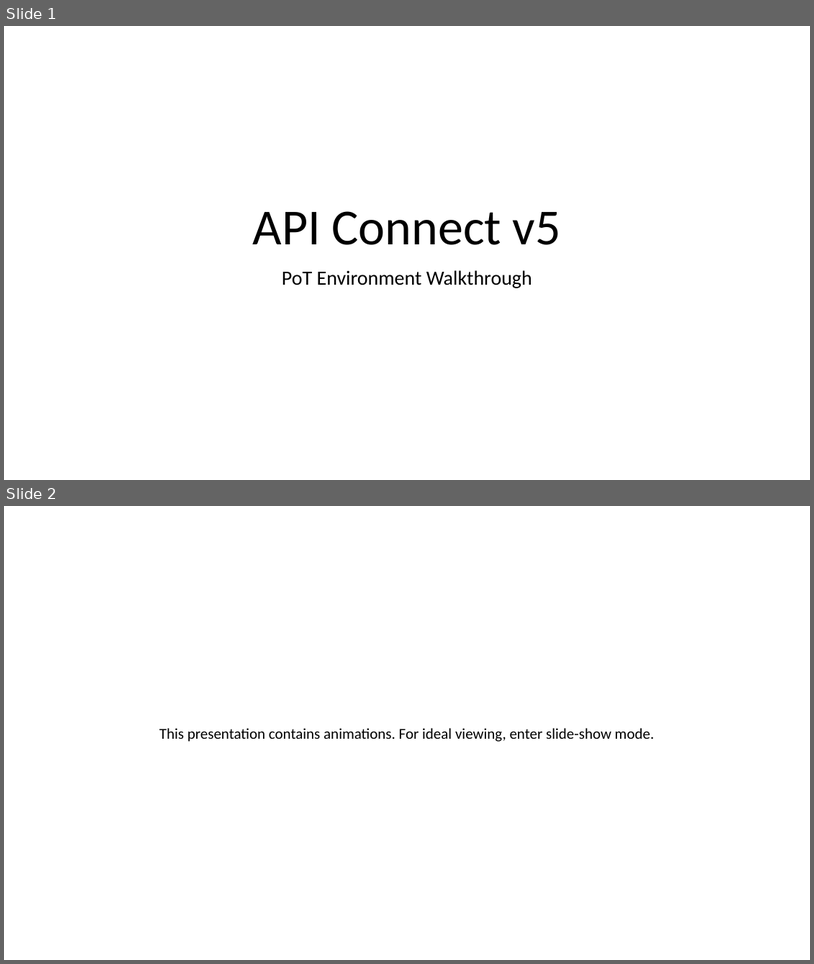
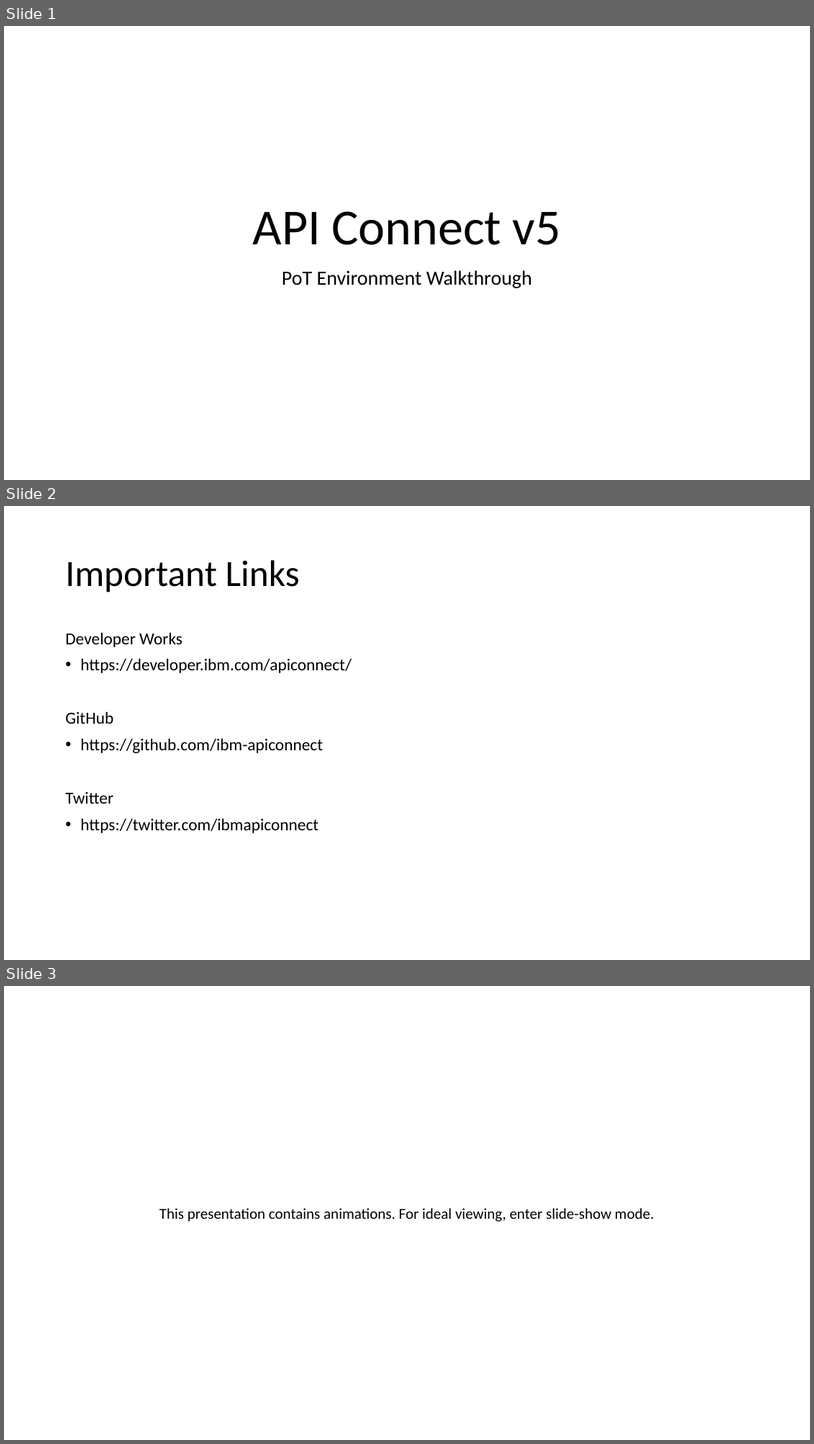
Before and after one commit to ldbakero/IBM-APIConnect-POT-docs, a slide deck: instructor-presentation/API Connect PoT Environment.pptx. Shown one above the other, each under a label of ours: slides 1 and 2 before the commit, slides 1, 2 and 3 after it. The pictures are 814x964 and 814x1444 pixels, drawn with LibreOffice and Linux fonts; fonts in the diff are those of the drawing. Boxes give left, top, right and bottom in pixels: in the first picture for what was removed or moved away, otherwise in the second. Text is boxed around its words. In the diff, an @@ line names an element or a change of style, - is before the commit and + after.

```diff
--- a/instructor-presentation/API Connect PoT Environment.pptx
+++ b/instructor-presentation/API Connect PoT Environment.pptx
@@ slide 2 added at bbox=[4, 506, 810, 960], background #FFFFFF @@
@@ title added at bbox=[65, 560, 300, 592], 44 pt, text #000000 @@
+Important Links
@@ text added at bbox=[65, 632, 352, 833], 20 pt, text #000000 @@
+Developer Works
+• https://developer.ibm.com/apiconnect/
+GitHub
+• https://github.com/ibm-apiconnect
+Twitter
+• https://twitter.com/ibmapiconnect
@@ what was slide 2 is now slide 3 @@
```
